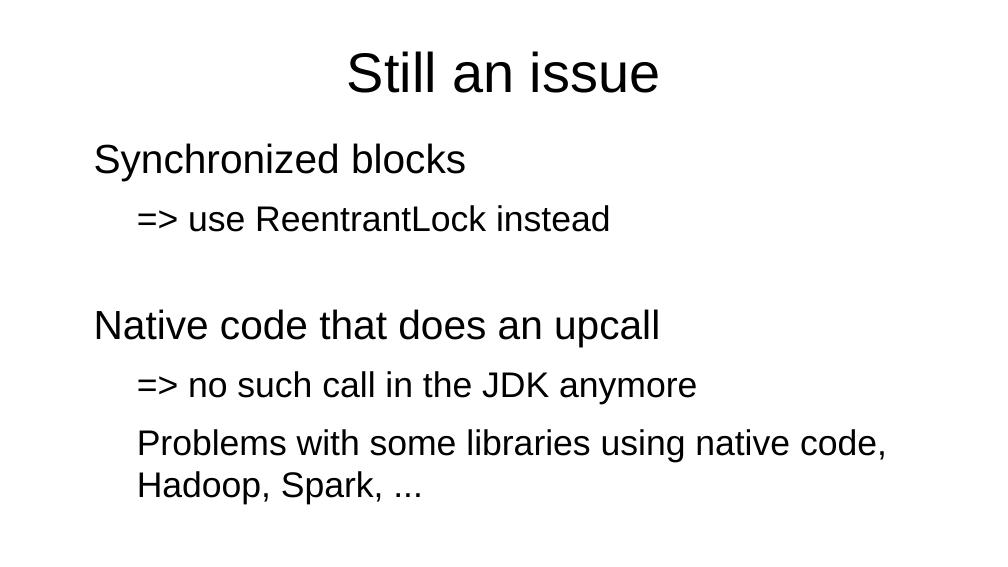
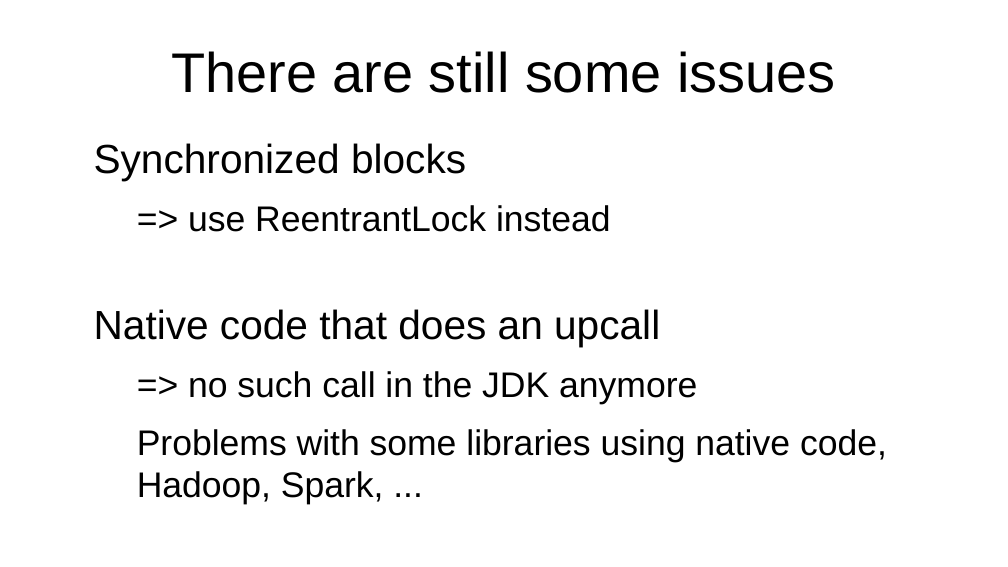
Before and after one commit to forax/loom-fiber, a slide deck: slide 32 of loom is looming.odp. Drawn at 1008x567 pixels with LibreOffice and Linux fonts; fonts in the diff are those of the drawing. Boxes give left, top, right and bottom in pixels: in the first picture for what was removed or moved away, otherwise in the second. Text is boxed around its words. In the diff, an @@ line names an element or a change of style, - is before the commit and + after.

```diff
--- a/loom is looming.odp
+++ b/loom is looming.odp
@@ title at (171,51,835,93): text changed @@
-Still an issue
+There are still some issues
```
Also in this commit, not shown: 5 other slides changed, 2 slides added, 5 other files.
